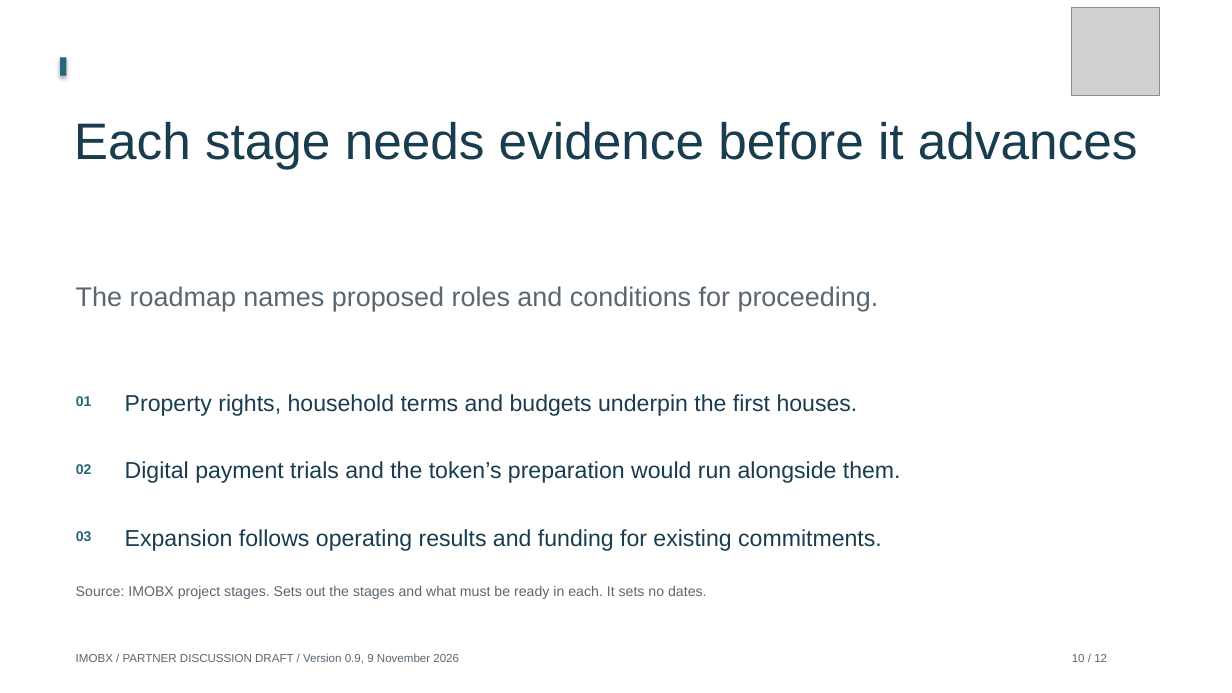
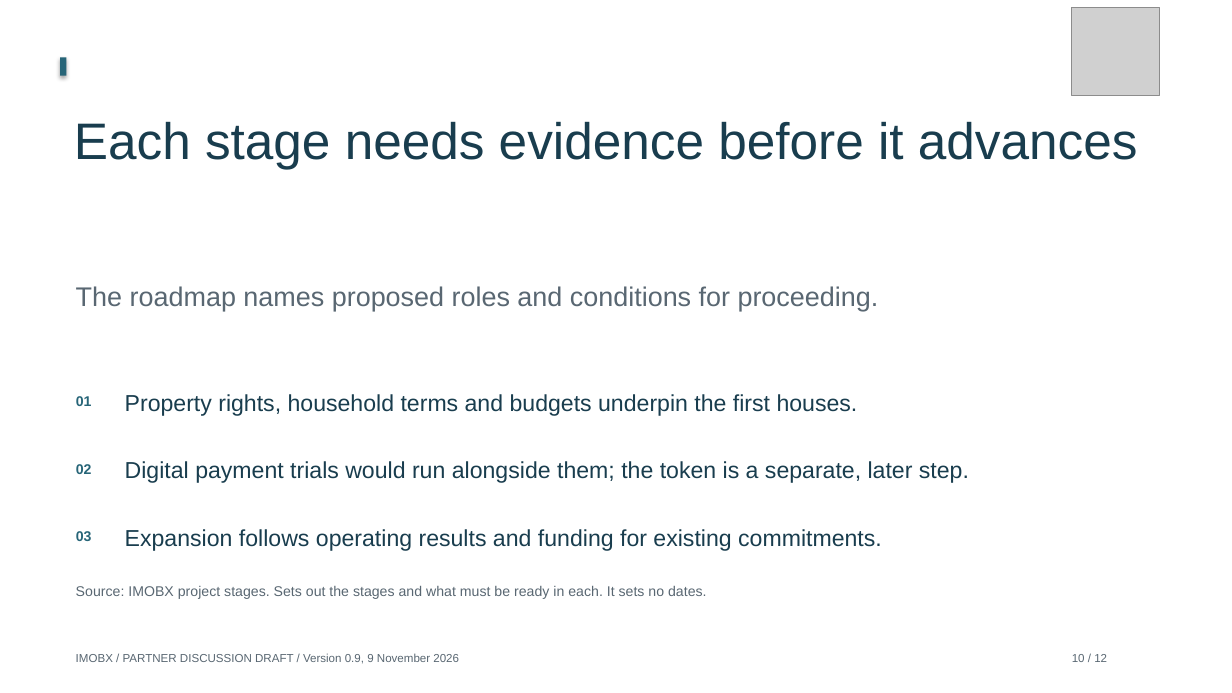
Before and after one commit to Siah-kin/imobx-website, a slide deck: slide 10 of pitchdeck.pptx. Drawn at 1232x693 pixels with LibreOffice and Linux fonts; fonts in the diff are those of the drawing; grey boxes stand for pictures. Boxes give left, top, right and bottom in pixels: in the first picture for what was removed or moved away, otherwise in the second. Text is boxed around its words. In the diff, an @@ line names an element or a change of style, - is before the commit and + after.

```diff
--- a/pitchdeck.pptx
+++ b/pitchdeck.pptx
@@ text at [125, 461, 969, 483]: text changed @@
-Digital payment trials and the token’s preparation would run alongside them.
+Digital payment trials would run alongside them; the token is a separate, later step.
```
Also in this commit, not shown: 2 other slides changed, 47 other files.
